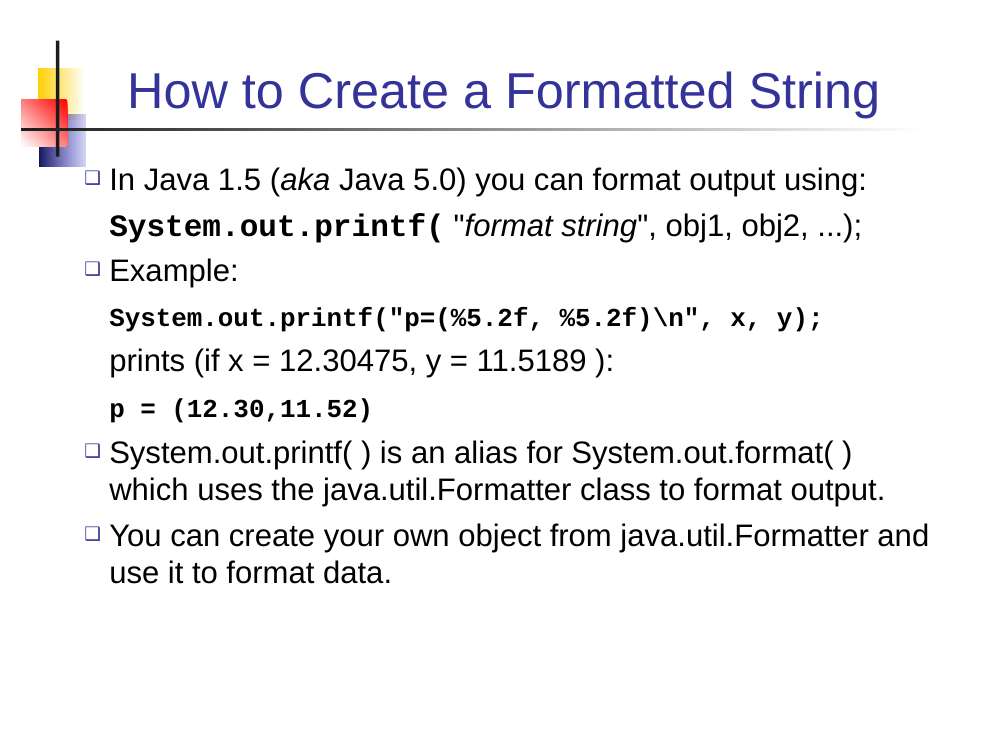
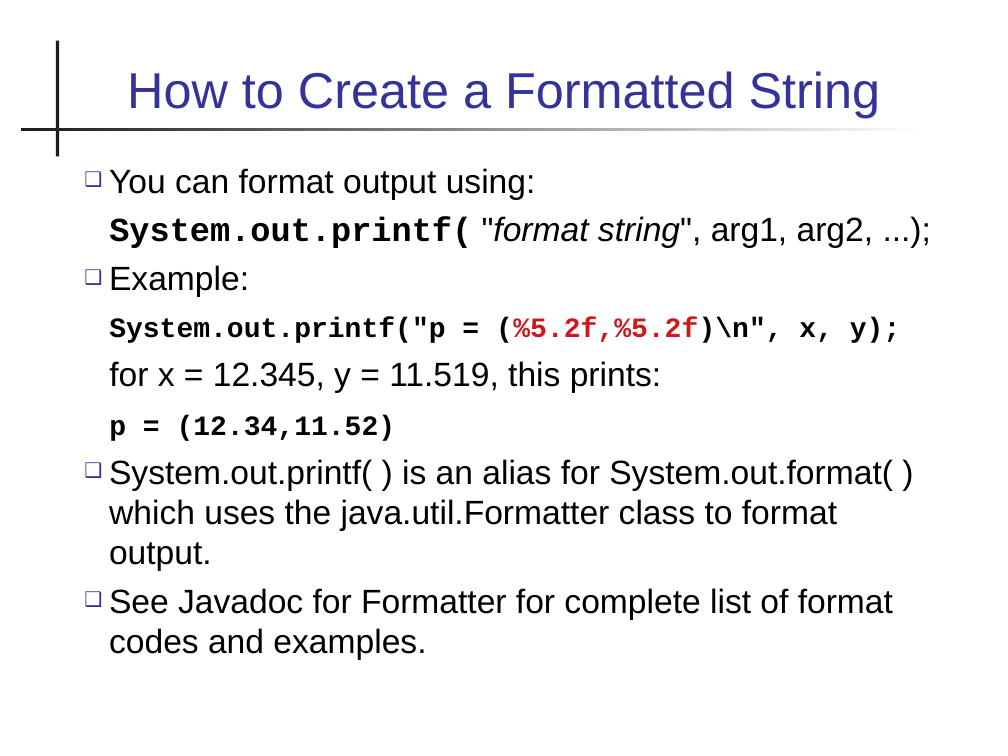
Before and after one commit to skeoop/skeoop.github.io, a slide deck: slide 9 of java-basics/08-Strings-and-Characters.ppt. Drawn at 1008x756 pixels with LibreOffice and Linux fonts; fonts in the diff are those of the drawing. Boxes give left, top, right and bottom in pixels: in the first picture for what was removed or moved away, otherwise in the second. Text is boxed around its words. In the diff, an @@ line names an element or a change of style, - is before the commit and + after.

```diff
--- a/java-basics/08-Strings-and-Characters.ppt
+++ b/java-basics/08-Strings-and-Characters.ppt
@@ rectangle removed at [37,68,85,120] @@
@@ rectangle removed at [22,100,68,146] @@
@@ rectangle removed at [39,115,85,167] @@
@@ text at [109,168,874,248]: text changed; size 22.2 to 24 pt @@
-❑ In Java 1.5 (aka Java 5.0) you can format output using:
-System.out.printf( "format string", obj1, obj2, ...);
+❑ You can format output using:
+System.out.printf( "format string", arg1, arg2, ...);
@@ text at [109,265,893,571]: size 22.2 to 24 pt in "Example:", "System.out.printf( ) is an alias for System.out.format( ..." @@
@@ text at [109,318,900,441]: text changed; size 18.5 to 20 pt @@
-System.out.printf("p=(%5.2f, %5.2f)\n", x, y);
-prints (if x = 12.30475, y = 11.5189 ):
-p = (12.30,11.52)
+System.out.printf("p = (%5.2f,%5.2f)\n", x, y);
+for x = 12.345, y = 11.519, this prints:
+p = (12.34,11.52)
@@ text at [109,588,893,660]: text changed; size 22.2 to 24 pt @@
-❑ You can create your own object from java.util.Formatter and use it to format data.
+❑ See Javadoc for Formatter for complete list of format codes and examples.
```
Also in this commit, not shown: 12 other slides changed, 1 slide added, 1 slide removed, 14 other files.
